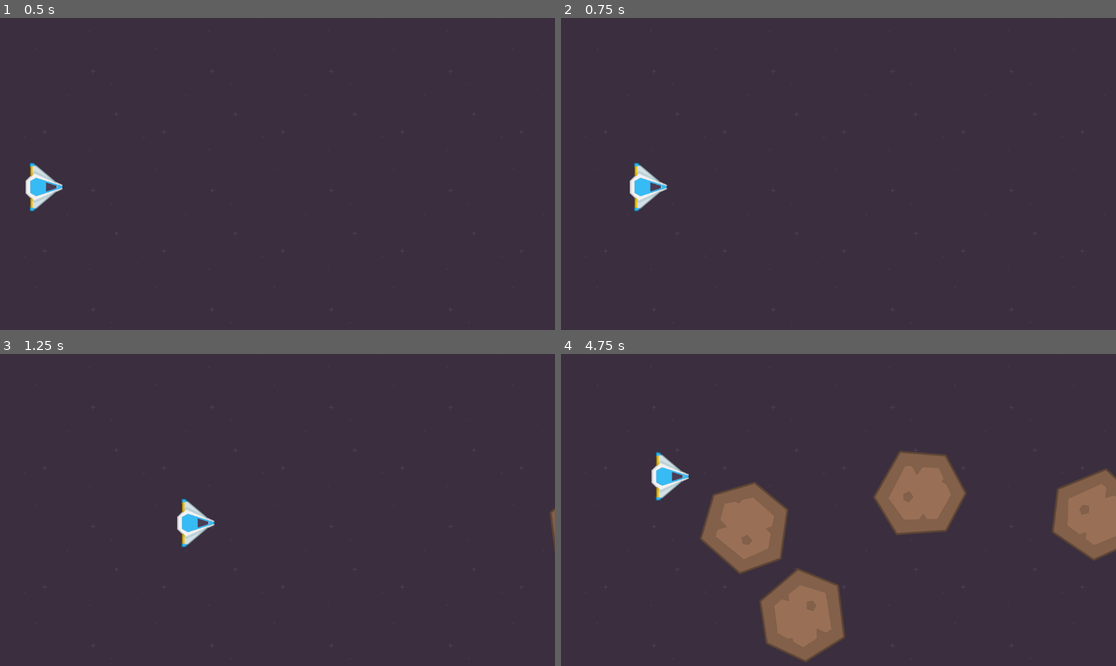
Above: before the commit, frames 1-4 (two rows, left to right).
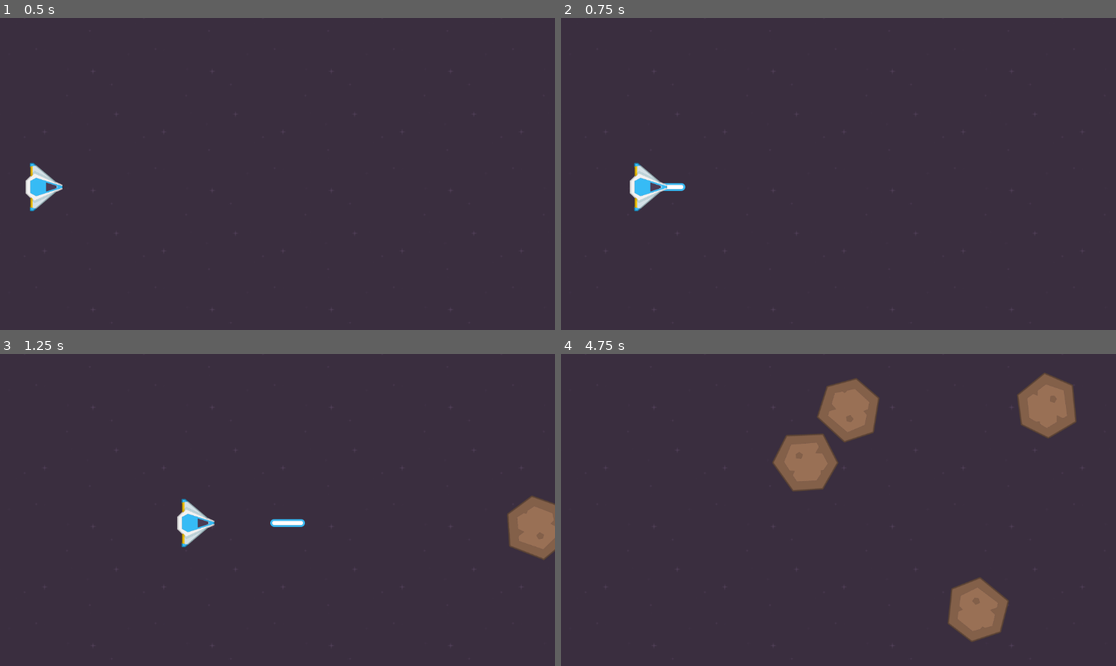
Above: after the commit, the same moments.

Repository: Precursos/Drunk-Asteroids
Game: Godot game, scene res://scenes/main/main.tscn
Same seed, same stepped clock (60 frames per second), same inputs: the game is played once before the commit and once after it.
Inputs:
- Up to frame 1 (0.5 s): no input
- Up to frame 2 (0.75 s): tap Enter at 0.5 s; hold Right (move_right) from 0.53 s (still down); tap Space (shoot) at 0.6 s
- Up to frame 3 (1.25 s): keep holding Right (move_right)
- Up to frame 4 (4.75 s): release Right (move_right) at 1.28 s; hold Down (move_down) 1.28-2.03 s; tap Space (shoot) every 0.75 s from 1.35 to 4.35 s; hold Right (move_right) 2.03-2.78 s; hold Up (move_up) 2.78-3.53 s; hold Left (move_left) from 3.53 s (still down)

Frame 1 is identical in both runs. In frame 2, 0.1% of the frame differs, in the area x 16-23%, y 52-56%; in frame 3, 1.5%; in frame 4, 19%, in the area x 16-100%, y 6-99%.

Commit message:
update 24/09/2026

Diff:
--- a/project.godot
+++ b/project.godot
@@ -14,6 +14,10 @@
 run/main_scene="uid://b2qftc1ehy34s"
 config/features=PackedStringArray("4.5", "Forward Plus")
 config/icon="res://icon.svg"
+
+[global_group]
+
+asteroids=""
 
 [input]
 
--- a/scenes/asteroids/asteroid.gd
+++ b/scenes/asteroids/asteroid.gd
@@ -16,3 +16,11 @@
 func _process(delta):
 	position.x -= random_speed * delta #Se utiliza delta para que corra igual en todas las PC sin que se agregun más FPS.
 	rotation_degrees += random_rotation_speed * delta #aplicando la rotación
+
+
+
+
+
+func _on_area_entered(area):
+	if area.is_in_group("laser") or area.is_in_group("player"):
+		queue_free()
--- a/scenes/asteroids/big_asteroid.tscn
+++ b/scenes/asteroids/big_asteroid.tscn
@@ -6,7 +6,8 @@
 [sub_resource type="CircleShape2D" id="CircleShape2D_6lffe"]
 radius = 81.02469
 
-[node name="BigAsteroid" type="Area2D"]
+[node name="BigAsteroid" type="Area2D" groups=["asteroids"]]
+scale = Vector2(0.7, 0.7)
 script = ExtResource("1_y2s20")
 min_speed = 200.0
 max_speed = 400.0
@@ -20,3 +21,5 @@
 [node name="CollisionShape2D" type="CollisionShape2D" parent="."]
 position = Vector2(0, 3)
 shape = SubResource("CircleShape2D_6lffe")
+
+[connection signal="area_entered" from="." to="." method="_on_area_entered"]
--- a/scenes/laser/laser.gd
+++ b/scenes/laser/laser.gd
@@ -4,3 +4,12 @@
 
 func _process(delta):
 	position.x += speed * delta
+
+
+func _on_area_entered(area):
+	if area.is_in_group("asteroids"):
+		queue_free()
+
+
+func _on_visible_on_screen_notifier_2d_screen_exited():
+	queue_free()
--- a/scenes/laser/laser.tscn
+++ b/scenes/laser/laser.tscn
@@ -6,8 +6,9 @@
 [sub_resource type="RectangleShape2D" id="RectangleShape2D_xmihv"]
 size = Vector2(75, 20)
 
-[node name="Laser" type="Area2D"]
+[node name="Laser" type="Area2D" groups=["laser"]]
 script = ExtResource("1_j8ec3")
+speed = 750.0
 
 [node name="Sprite2D" type="Sprite2D" parent="."]
 rotation = 1.5707964
@@ -16,3 +17,9 @@
 [node name="CollisionShape2D" type="CollisionShape2D" parent="."]
 position = Vector2(0.5, 0)
 shape = SubResource("RectangleShape2D_xmihv")
+
+[node name="VisibleOnScreenNotifier2D" type="VisibleOnScreenNotifier2D" parent="."]
+position = Vector2(-51, 0)
+
+[connection signal="area_entered" from="." to="." method="_on_area_entered"]
+[connection signal="screen_exited" from="VisibleOnScreenNotifier2D" to="." method="_on_visible_on_screen_notifier_2d_screen_exited"]
--- a/scenes/main/main.tscn
+++ b/scenes/main/main.tscn
@@ -64,6 +64,7 @@
 max_y = 585.0
 
 [node name="Timer" type="Timer" parent="AsteroidSpawner"]
+wait_time = 0.5
 autostart = true
 
 [connection signal="timeout" from="AsteroidSpawner/Timer" to="AsteroidSpawner" method="_on_timer_timeout"]
--- a/scenes/player/player.gd
+++ b/scenes/player/player.gd
@@ -1,12 +1,26 @@
 extends CharacterBody2D
 
+@export var laser_scene: PackedScene
 @export var speed: float
 
 func _physics_process(delta):
 	#Se toman los inputs (pulsasión del botón)
+	if Input.is_action_just_pressed("shoot"):
+		create_laser()
+
 	var y_input = Input.get_axis("move_up", "move_down")
 	var x_input = Input.get_axis("move_left", "move_right")
 
 	#Traduce la toma del input a movimiento se tiene que multiplicar por speed para que se mueva
 	velocity = Vector2(x_input, y_input) * speed
 	move_and_slide()
+
+func create_laser():
+	var laser_instance = laser_scene.instantiate()
+	add_sibling(laser_instance)
+	laser_instance.position = position
+
+
+func _on_detection_area_area_entered(area):
+	if area.is_in_group("asteroids"):
+		queue_free()
--- a/scenes/player/player.tscn
+++ b/scenes/player/player.tscn
@@ -1,10 +1,16 @@
-[gd_scene load_steps=3 format=3 uid="uid://b2h8gl1rd7wjy"]
+[gd_scene load_steps=5 format=3 uid="uid://b2h8gl1rd7wjy"]
 
 [ext_resource type="Texture2D" uid="uid://jclh4ri7ihjd" path="res://assets/sprites/ship.png" id="1_8afob"]
 [ext_resource type="Script" uid="uid://ct5xv6lh4mh48" path="res://scenes/player/player.gd" id="1_dovo2"]
+[ext_resource type="PackedScene" uid="uid://b7tfeh7w4m8as" path="res://scenes/laser/laser.tscn" id="2_gmlin"]
+
+[sub_resource type="CircleShape2D" id="CircleShape2D_gmlin"]
+radius = 35.35534
 
 [node name="Player" type="CharacterBody2D"]
+z_index = 1
 script = ExtResource("1_dovo2")
+laser_scene = ExtResource("2_gmlin")
 speed = 450.0
 metadata/_edit_group_ = true
 
@@ -15,3 +21,11 @@
 
 [node name="CollisionPolygon2D" type="CollisionPolygon2D" parent="."]
 polygon = PackedVector2Array(38, 0, -28, -51, -28, 53)
+
+[node name="DetectionArea" type="Area2D" parent="." groups=["player"]]
+
+[node name="CollisionShape2D" type="CollisionShape2D" parent="DetectionArea"]
+position = Vector2(-8, 1)
+shape = SubResource("CircleShape2D_gmlin")
+
+[connection signal="area_entered" from="DetectionArea" to="." method="_on_detection_area_area_entered"]
